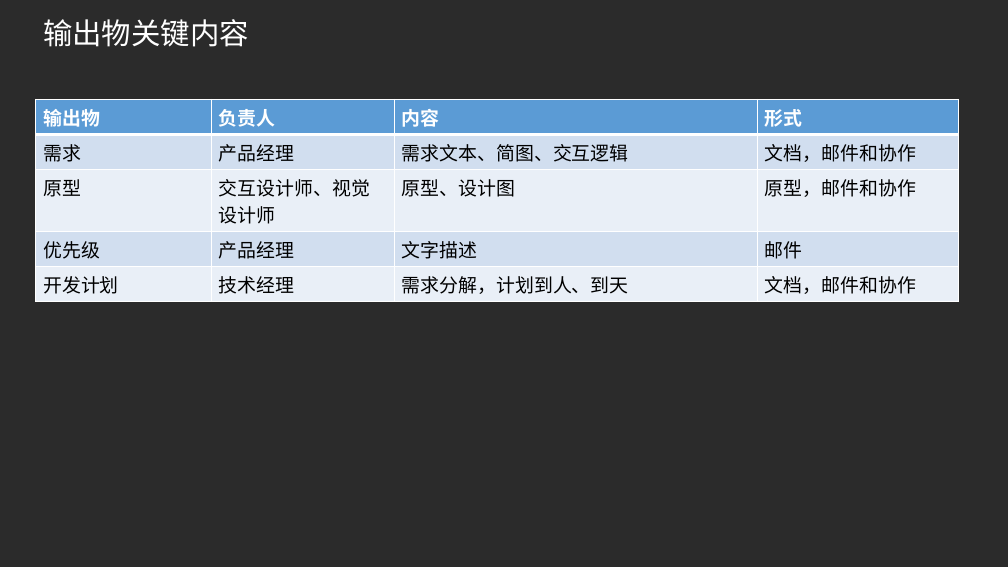
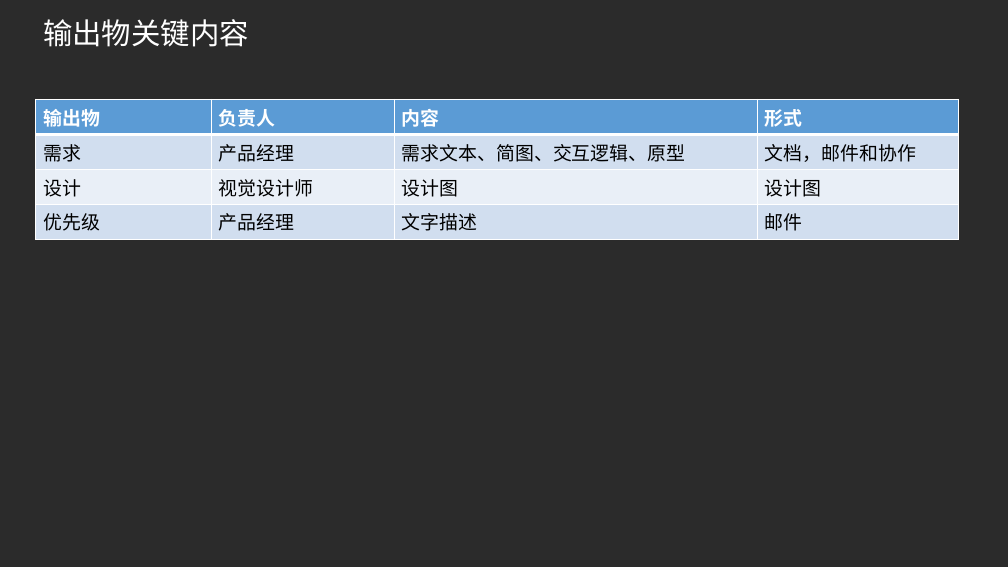
Before and after one commit to cherry4477/asiainfoLDP, a slide deck: slide 6 of LDP云平台部产品开发迭代流程.pptx. Drawn at 1008x567 pixels with LibreOffice and Linux fonts; fonts in the diff are those of the drawing; background and template pictures are left out; a plain dark background stands for a picture behind light text. Boxes give left, top, right and bottom in pixels: in the first picture for what was removed or moved away, otherwise in the second. Text is boxed around its words. In the diff, an @@ line names an element or a change of style, - is before the commit and + after.

Commit message:
修改内容

```diff
--- a/LDP云平台部产品开发迭代流程.pptx
+++ b/LDP云平台部产品开发迭代流程.pptx
@@ table at <box>36,99,959,235</box> @@
-row 2, column 3: 需求文本、简图、交互逻辑
+row 2, column 3: 需求文本、简图、交互逻辑、原型
-row 3: 原型 | 交互设计师、视觉设计师 | 原型、设计图 | 原型，邮件和协作
+row 3: 设计 | 视觉设计师 | 设计图 | 设计图
-row 5: 开发计划 | 技术经理 | 需求分解，计划到人、到天 | 文档，邮件和协作
```
Also in this commit, not shown: 8 other slides changed, 3 other files.
